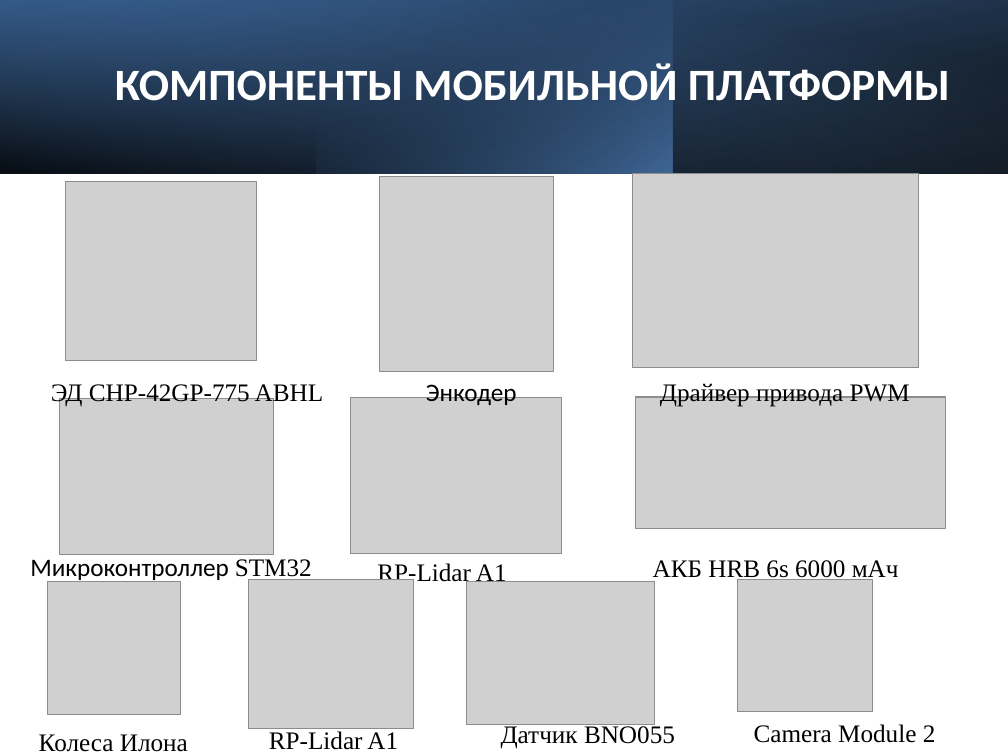
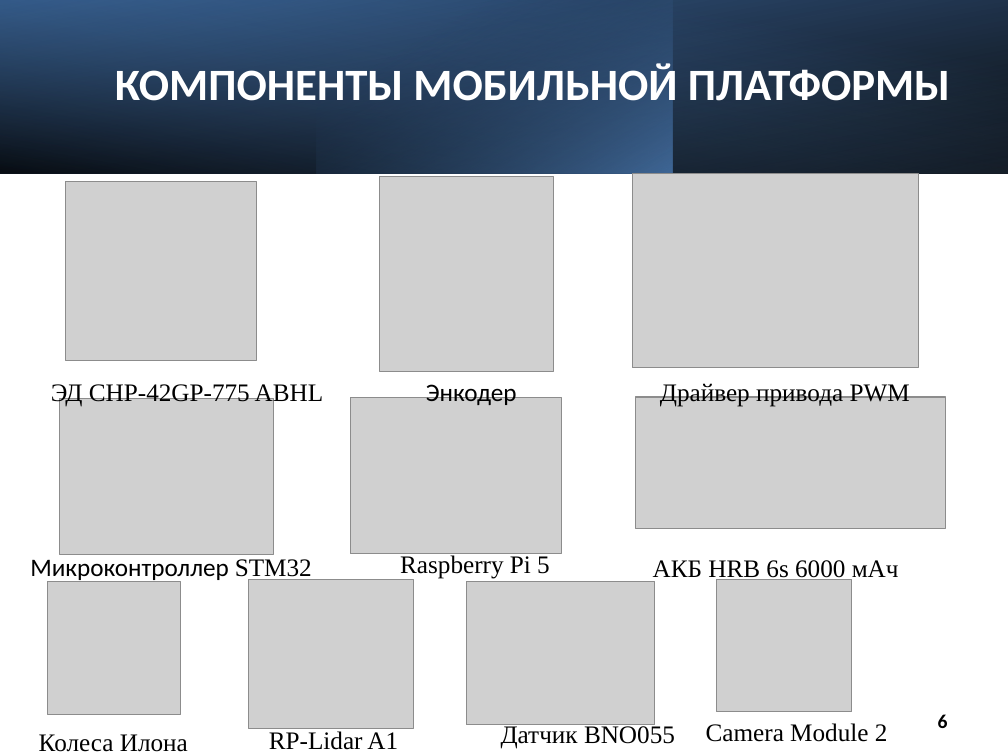
Before and after one commit to buigbvns/diplom, a slide deck: slide 6 of презентации/мобильная платформа.pptx. Drawn at 1008x756 pixels with LibreOffice and Linux fonts; fonts in the diff are those of the drawing; grey boxes stand for pictures. Boxes give left, top, right and bottom in pixels: in the first picture for what was removed or moved away, otherwise in the second. Text is boxed around its words. In the diff, an @@ line names an element or a change of style, - is before the commit and + after.

```diff
--- a/презентации/мобильная платформа.pptx
+++ b/презентации/мобильная платформа.pptx
@@ text at <box>400,553,550,579</box>: text changed @@
-RP-Lidar A1
+Raspberry Pi 5
@@ picture: place and size @@
-picture at <box>738,580,873,712</box>
+picture at <box>717,580,852,712</box>
@@ text "Camera Module 2": place and size @@
-text "Camera Module 2" at <box>754,724,936,743</box>
+text "Camera Module 2" at <box>706,723,888,742</box>
@@ page number added at <box>938,714,948,728</box>, 14 pt, text #000000, bold @@
+6
```
Also in this commit, not shown: 9 other slides changed, 1 slide added, 1 slide removed, 3 other files.
